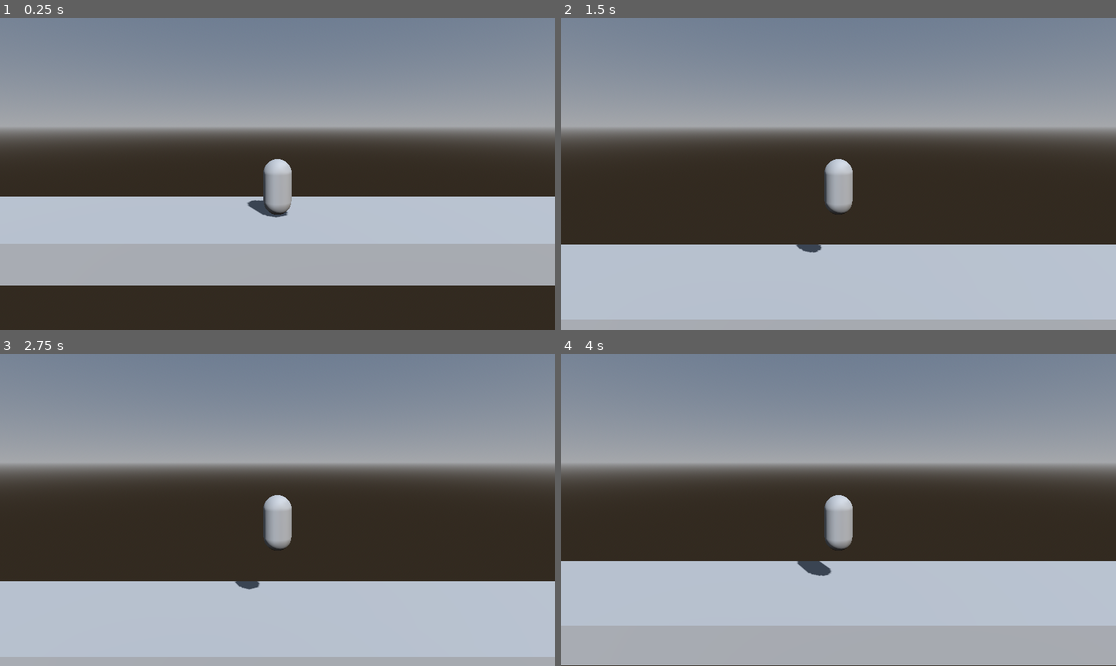
Above: before the commit, frames 1-4 (two rows, left to right).
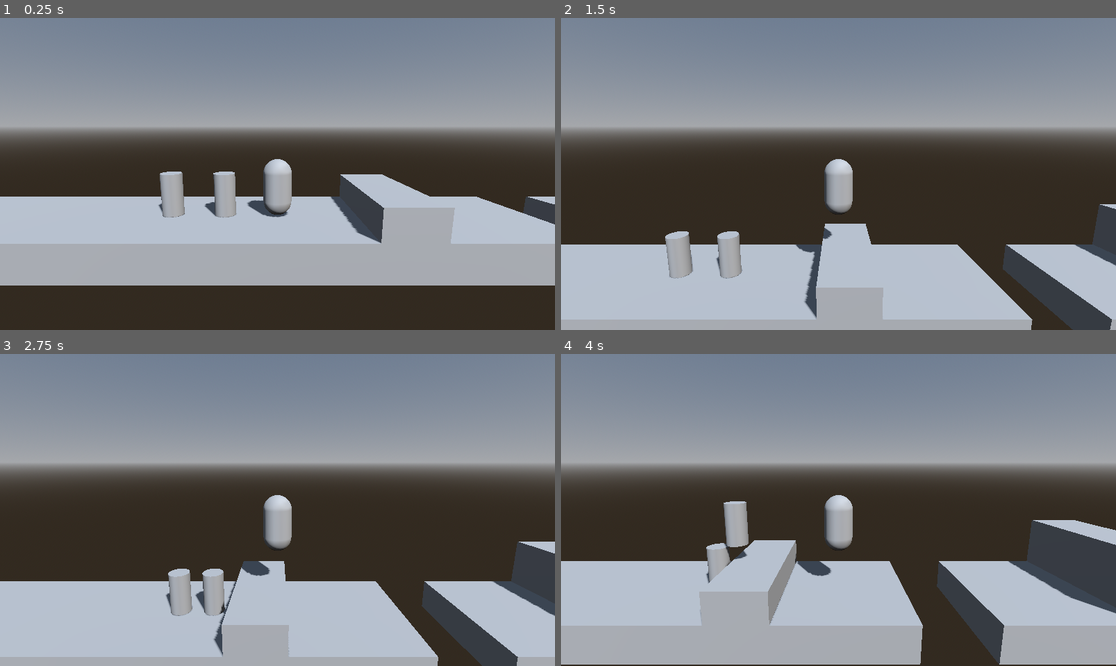
Above: after the commit, the same moments.

Repository: intoccabile19/hideandseek
Game: Godot game, scene res://scenes/levels/level_test.tscn
The game is run twice, just before and just after one commit, with the same random seed, the same clock (stepped at 60 frames per second) and the same inputs. The project has no main scene, so this scene is started directly.
Inputs:
- Up to frame 1 (0.25 s): no input
- Up to frame 2 (1.5 s): tap Enter at 0.5 s; hold D (move_right) 0.53-1.28 s; hold E (command_follow, bound only after the commit) 0.53-1.28 s; tap Space (jump) at 0.77, 1.07 s; tap Q (command_freeze, bound only after the commit) at 0.8, 1.35 s; hold A (move_left) from 1.28 s (still down)
- Up to frame 3 (2.75 s): tap Space (jump) at 1.52, 1.55, 1.82, 2.1 s; release A (move_left) at 2.03 s; hold D (move_right) from 2.03 s (still down); hold E (command_follow, bound only after the commit) from 2.03 s (still down)
- Up to frame 4 (4 s): release E (command_follow, bound only after the commit) at 2.78 s; tap E (command_follow, bound only after the commit) at 2.85 s; tap Space (jump) at 3.02, 3.32, 3.77, 3.8 s; tap Q (command_freeze, bound only after the commit) at 3.05 s; release D (move_right) at 3.53 s; hold A (move_left) from 3.53 s (still down); hold Q (command_freeze, bound only after the commit) from 3.53 s (still down)

The runs differ from the first frame. In frame 1, 4.9% of the frame differs, in the area x 28-100%, y 49-73%; in frame 2, 7.3%; in frame 3, 8.0%; in frame 4, 12%, in the area x 0-100%, y 47-100%.

Commit message:
Phase 2: NPC/Family movement.

Diff:
--- a/project.godot
+++ b/project.godot
@@ -33,3 +33,17 @@
 "events": [Object(InputEventKey,"resource_local_to_scene":false,"resource_name":"","device":-1,"window_id":0,"alt_pressed":false,"shift_pressed":false,"ctrl_pressed":false,"meta_pressed":false,"pressed":false,"keycode":0,"physical_keycode":32,"key_label":0,"unicode":0,"echo":false,"script":null)
 ]
 }
+command_follow={
+"deadzone": 0.5,
+"events": [Object(InputEventKey,"resource_local_to_scene":false,"resource_name":"","device":-1,"window_id":0,"alt_pressed":false,"shift_pressed":false,"ctrl_pressed":false,"meta_pressed":false,"pressed":false,"keycode":0,"physical_keycode":69,"key_label":0,"unicode":0,"echo":false,"script":null)
+]
+}
+command_freeze={
+"deadzone": 0.5,
+"events": [Object(InputEventKey,"resource_local_to_scene":false,"resource_name":"","device":-1,"window_id":0,"alt_pressed":false,"shift_pressed":false,"ctrl_pressed":false,"meta_pressed":false,"pressed":false,"keycode":0,"physical_keycode":81,"key_label":0,"unicode":0,"echo":false,"script":null)
+]
+}
+
+[autoload]
+
+FamilyManager="*res://scenes/family/family_manager.gd"
--- /dev/null
+++ b/scenes/family/family_manager.gd
@@ -0,0 +1,83 @@
+extends Node
+
+## Emitted when the leader broadcasts a follow/freeze command to the family.
+signal command_broadcast(new_state: int)
+
+## Emitted when a command propagates sound, detailing origin, size, and classification.
+signal sound_emitted(origin: Vector3, radius: float, is_shout: bool)
+
+## Distance threshold beyond which commands require shouting.
+const WHISPER_LIMIT_DISTANCE: float = 6.0
+
+## Sound radius generated by a silent whisper command.
+const WHISPER_SOUND_RADIUS: float = 2.0
+
+## Sound radius generated by a loud shout command.
+const SHOUT_SOUND_RADIUS: float = 15.0
+
+## Tracks active family members currently spawned in the scene.
+var active_members: Array[Node3D] = []
+
+## Reference to the player character in the scene.
+var player: Node3D = null
+
+func register_player(p_player: Node3D) -> void:
+	player = p_player
+
+func unregister_player() -> void:
+	player = null
+
+func register_member(member: Node3D) -> void:
+	if not active_members.has(member):
+		active_members.append(member)
+
+func unregister_member(member: Node3D) -> void:
+	active_members.erase(member)
+
+## Sorts family members dynamically by distance to the player to prevent scrambling.
+func update_queue_order() -> void:
+	if not player or active_members.is_empty():
+		return
+	active_members.sort_custom(
+		func(a, b):
+			var dist_a: float = player.global_position.distance_to(a.global_position)
+			var dist_b: float = player.global_position.distance_to(b.global_position)
+			return dist_a < dist_b
+	)
+
+## Returns the index of a family member within the escort line.
+func get_follow_index(member: Node3D) -> int:
+	return active_members.find(member)
+
+## Broadcasts follow command (0) and registers sound circle origin.
+func broadcast_follow(player_pos: Vector3) -> void:
+	update_queue_order()
+	var sound_info: Dictionary = _calculate_sound_propagation(player_pos)
+	sound_emitted.emit(player_pos, sound_info.radius, sound_info.is_shout)
+	command_broadcast.emit(0) # State.FOLLOW
+
+## Broadcasts freeze command (1) and registers sound circle origin.
+func broadcast_freeze(player_pos: Vector3) -> void:
+	update_queue_order()
+	var sound_info: Dictionary = _calculate_sound_propagation(player_pos)
+	sound_emitted.emit(player_pos, sound_info.radius, sound_info.is_shout)
+	command_broadcast.emit(1) # State.FREEZE
+
+func _calculate_sound_propagation(player_pos: Vector3) -> Dictionary:
+	var max_dist: float = 0.0
+
+	for member in active_members:
+		if is_instance_valid(member):
+			var dist: float = player_pos.distance_to(member.global_position)
+			if dist > max_dist:
+				max_dist = dist
+
+	var is_shout: bool = max_dist > WHISPER_LIMIT_DISTANCE
+	var radius: float = SHOUT_SOUND_RADIUS if is_shout else WHISPER_SOUND_RADIUS
+
+	if is_shout and not active_members.is_empty():
+		print("[Whisper Network] SHOUT! Sound radius: %f units (Farthest member is %0.1f units away)" % [radius, max_dist])
+	else:
+		print("[Whisper Network] Whisper. Sound radius: %f units" % radius)
+
+	return {"radius": radius, "is_shout": is_shout}
--- /dev/null
+++ b/scenes/family/family_member.gd
@@ -0,0 +1,141 @@
+class_name FamilyMember
+extends CharacterBody3D
+
+## States mapping to Follow, Freeze, and Hidden modes.
+enum State { FOLLOW, FREEZE, HIDING }
+
+@export_group("Escort Settings")
+## The horizontal movement speed of this family member.
+@export var speed: float = 3.8
+
+## Jump velocity applied when attempting to traverse ledges or gaps.
+@export var jump_velocity: float = 6.5
+
+## Spacing gap (in frames/steps) behind the player in the historical path.
+@export var spacing_steps: int = 15
+
+## Current state of this member.
+var current_state: State = State.FREEZE
+
+# Gravity settings synchronized with default project parameters.
+var _gravity: float = ProjectSettings.get_setting("physics/3d/default_gravity", 9.8)
+
+# Cache state of floor status from the previous physics tick.
+var _was_on_floor_last_frame: bool = true
+
+func _ready() -> void:
+	# Register self with the manager.
+	FamilyManager.register_member(self)
+	# Listen to player commands.
+	FamilyManager.command_broadcast.connect(_on_command_broadcast)
+
+func _exit_tree() -> void:
+	# Unregister on removal.
+	FamilyManager.unregister_member(self)
+
+func _physics_process(delta: float) -> void:
+	# Apply gravity.
+	if not is_on_floor():
+		velocity.y -= _gravity * delta
+
+	# Process queue tracking if in FOLLOW state and player is valid.
+	if current_state == State.FOLLOW and FamilyManager.player:
+		var p: Node3D = FamilyManager.player
+		var follow_index: int = FamilyManager.get_follow_index(self)
+
+		if follow_index != -1:
+			var target_idx: int = (follow_index + 1) * spacing_steps
+			var target_pos: Vector3 = p.global_position
+			var target_grounded: bool = true
+
+			# Extract player's coordinates history if available.
+			if p.has_method("get_path_history"):
+				var history: Array = p.call("get_path_history")
+				if history.size() > target_idx:
+					target_pos = history[target_idx]["position"]
+					target_grounded = history[target_idx]["is_on_floor"]
+				elif not history.is_empty():
+					target_pos = history.back()["position"]
+					target_grounded = history.back()["is_on_floor"]
+
+			var to_target: Vector3 = target_pos - global_position
+			to_target.z = 0.0 # Strict 2.5D constraint
+
+			var dist_x: float = abs(to_target.x)
+
+			# Drive X velocity to close distance.
+			var move_dir: float = 0.0
+			if dist_x > 0.2:
+				move_dir = sign(to_target.x)
+				velocity.x = move_dir * speed
+			else:
+				velocity.x = move_toward(velocity.x, 0.0, speed)
+
+			# Determine if the character needs to jump.
+			var should_jump: bool = false
+
+			# 1. Climbing jumps: Target is on a higher, grounded platform.
+			if to_target.y > 0.5 and target_grounded and is_on_floor() and dist_x < 2.0:
+				should_jump = true
+			# 2. Obstacle jumps: Ran into a wall or step.
+			elif is_on_wall() and is_on_floor():
+				should_jump = true
+			# 3. Gap jumps (Raycast): Look ahead to detect gap before walking off ledge.
+			elif move_dir != 0.0 and is_on_floor():
+				var space_state := get_world_3d().direct_space_state
+				var origin := global_position + Vector3(move_dir * 0.5, 0.1, 0.0)
+				var end := origin + Vector3(0.0, -1.5, 0.0) # Check 1.5 units down
+				var query := PhysicsRayQueryParameters3D.create(origin, end, 1) # Mask 1 (World)
+				var result := space_state.intersect_ray(query)
+				if result.is_empty() and dist_x > 0.5:
+					should_jump = true
+			# 4. Gap jumps (Fallback): Just walked off a ledge while moving horizontally.
+			elif not is_on_floor() and _was_on_floor_last_frame and velocity.x != 0.0:
+				should_jump = true
+
+			if should_jump:
+				# Calculate context-aware jump velocity dynamically.
+				var custom_jump_vel: float = jump_velocity
+
+				if to_target.y > 0.5 and target_grounded:
+					# Climbing: height-based physics formula: v = sqrt(2 * g * h)
+					var req_height: float = to_target.y + 0.1 # Very tight 0.1 unit safety clearance
+					custom_jump_vel = sqrt(2.0 * _gravity * req_height)
+				elif to_target.y <= 0.5 and dist_x > 0.5:
+					# Crossing a gap: distance-based physics formula: v = (g * t) / 2
+					var req_time: float = dist_x / speed
+					custom_jump_vel = (_gravity * req_time) / 2.0 + 0.2 # Tight 0.2 unit velocity safety buffer
+
+				# Clamp between a small hop (2.0) and the max jump capacity (jump_velocity).
+				velocity.y = clamp(custom_jump_vel, 2.0, jump_velocity)
+		else:
+			velocity.x = move_toward(velocity.x, 0.0, speed)
+	else:
+		# Decay velocity to a halt when commanded to freeze/hide.
+		velocity.x = move_toward(velocity.x, 0.0, speed)
+
+	# Lock depth movement.
+	velocity.z = 0.0
+
+	# Cache current floor status before calling move_and_slide which resets is_on_floor().
+	var is_currently_on_floor: bool = is_on_floor()
+
+	move_and_slide()
+
+	# Save for comparison in next frame.
+	_was_on_floor_last_frame = is_currently_on_floor
+
+	# Calculate Z-depth shifting to step back when player passes by.
+	var target_z: float = 0.0
+	if FamilyManager.player:
+		var dist_x: float = abs(FamilyManager.player.global_position.x - global_position.x)
+		if dist_x < 1.2:
+			target_z = -0.6 # Step into the background
+
+	# Smoothly lerp Z-axis to execute the visual step-back.
+	global_position.z = lerp(global_position.z, target_z, delta * 12.0)
+
+func _on_command_broadcast(new_state_int: int) -> void:
+	current_state = new_state_int as State
+	var state_name: String = "FOLLOW" if current_state == State.FOLLOW else "FREEZE"
+	print("[Family Member %s] State transitioned to: %s" % [name, state_name])
--- /dev/null
+++ b/scenes/family/family_member.tscn
@@ -0,0 +1,25 @@
+[gd_scene load_steps=4 format=3 uid="uid://cc2eph12w8x8e"]
+
+[ext_resource type="Script" path="res://scenes/family/family_member.gd" id="1_f"]
+
+[sub_resource type="CapsuleShape3D" id="CapsuleShape3D_1"]
+radius = 0.3
+height = 1.2
+
+[sub_resource type="CylinderMesh" id="CylinderMesh_1"]
+top_radius = 0.3
+bottom_radius = 0.3
+height = 1.2
+
+[node name="FamilyMember" type="CharacterBody3D"]
+collision_layer = 4
+collision_mask = 1
+script = ExtResource("1_f")
+
+[node name="CollisionShape3D" type="CollisionShape3D" parent="."]
+transform = Transform3D(1, 0, 0, 0, 1, 0, 0, 0, 1, 0, 0.6, 0)
+shape = SubResource("CapsuleShape3D_1")
+
+[node name="MeshInstance3D" type="MeshInstance3D" parent="."]
+transform = Transform3D(1, 0, 0, 0, 1, 0, 0, 0, 1, 0, 0.6, 0)
+mesh = SubResource("CylinderMesh_1")
--- a/scenes/levels/level_test.tscn
+++ b/scenes/levels/level_test.tscn
@@ -1,12 +1,7 @@
-[gd_scene load_steps=6 format=3 uid="uid://dbx5gwh82q5x8"]
+[gd_scene format=3 uid="uid://dbx5gwh82q5x8"]
 
-[ext_resource type="PackedScene" path="res://scenes/player/player.tscn" id="1_p"]
-
-[sub_resource type="BoxShape3D" id="BoxShape3D_floor"]
-size = Vector3(40, 1, 4)
-
-[sub_resource type="BoxMesh" id="BoxMesh_floor"]
-size = Vector3(40, 1, 4)
+[ext_resource type="PackedScene" uid="uid://c6cwhk31yvjex" path="res://scenes/player/player.tscn" id="1_p"]
+[ext_resource type="PackedScene" uid="uid://cc2eph12w8x8e" path="res://scenes/family/family_member.tscn" id="2_f"]
 
 [sub_resource type="ProceduralSkyMaterial" id="ProceduralSkyMaterial_1"]
 
@@ -17,23 +12,76 @@
 background_mode = 2
 sky = SubResource("Sky_1")
 
-[node name="LevelTest" type="Node3D"]
+[sub_resource type="BoxShape3D" id="BoxShape3D_floor"]
+size = Vector3(20, 1, 4)
 
-[node name="WorldEnvironment" type="WorldEnvironment" parent="."]
+[sub_resource type="BoxMesh" id="BoxMesh_floor"]
+size = Vector3(20, 1, 4)
+
+[sub_resource type="BoxShape3D" id="BoxShape3D_box1"]
+size = Vector3(1.5, 0.8, 4)
+
+[sub_resource type="BoxMesh" id="BoxMesh_box1"]
+size = Vector3(1.5, 0.8, 4)
+
+[sub_resource type="BoxShape3D" id="BoxShape3D_box2"]
+size = Vector3(1.5, 1.2, 4)
+
+[sub_resource type="BoxMesh" id="BoxMesh_box2"]
+size = Vector3(1.5, 1.2, 4)
+
+[node name="LevelTest" type="Node3D" unique_id=1685965001]
+
+[node name="WorldEnvironment" type="WorldEnvironment" parent="." unique_id=370246116]
 environment = SubResource("Environment_1")
 
-[node name="DirectionalLight3D" type="DirectionalLight3D" parent="."]
+[node name="DirectionalLight3D" type="DirectionalLight3D" parent="." unique_id=1730288855]
 transform = Transform3D(0.866025, -0.353553, 0.353553, 0, 0.707107, 0.707107, -0.5, -0.612372, 0.612372, 0, 10, 0)
 shadow_enabled = true
 
-[node name="Floor" type="StaticBody3D" parent="."]
-transform = Transform3D(1, 0, 0, 0, 1, 0, 0, 0, 1, 0, -0.5, 0)
+[node name="Floor1" type="StaticBody3D" parent="." unique_id=1980613068]
+transform = Transform3D(1, 0, 0, 0, 1, 0, 0, 0, 1, -7.819191, -0.5, 0)
 
-[node name="CollisionShape3D" type="CollisionShape3D" parent="Floor"]
+[node name="CollisionShape3D" type="CollisionShape3D" parent="Floor1" unique_id=264650300]
 shape = SubResource("BoxShape3D_floor")
 
-[node name="MeshInstance3D" type="MeshInstance3D" parent="Floor"]
+[node name="MeshInstance3D" type="MeshInstance3D" parent="Floor1" unique_id=323436683]
 mesh = SubResource("BoxMesh_floor")
 
-[node name="Player" parent="." instance=ExtResource("1_p")]
-transform = Transform3D(1, 0, 0, 0, 1, 0, 0, 0, 1, 0, 0, 0)
+[node name="Floor2" type="StaticBody3D" parent="." unique_id=1633755504]
+transform = Transform3D(1, 0, 0, 0, 1, 0, 0, 0, 1, 14, -0.5, 0)
+
+[node name="CollisionShape3D" type="CollisionShape3D" parent="Floor2" unique_id=991960756]
+shape = SubResource("BoxShape3D_floor")
+
+[node name="MeshInstance3D" type="MeshInstance3D" parent="Floor2" unique_id=174384797]
+mesh = SubResource("BoxMesh_floor")
+
+[node name="ObstacleBox1" type="StaticBody3D" parent="." unique_id=366757830]
+transform = Transform3D(1, 0, 0, 0, 1, 0, 0, 0, 1, -2, 0.4, 0)
+
+[node name="CollisionShape3D" type="CollisionShape3D" parent="ObstacleBox1" unique_id=1656674737]
+shape = SubResource("BoxShape3D_box1")
+
+[node name="MeshInstance3D" type="MeshInstance3D" parent="ObstacleBox1" unique_id=1850316864]
+mesh = SubResource("BoxMesh_box1")
+
+[node name="ObstacleBox2" type="StaticBody3D" parent="." unique_id=169350007]
+transform = Transform3D(1, 0, 0, 0, 1, 0, 0, 0, 1, 8, 0.6, 0)
+
+[node name="CollisionShape3D" type="CollisionShape3D" parent="ObstacleBox2" unique_id=228376103]
+transform = Transform3D(1, 0, 0, 0, 1.5753026, 0, 0, 0, 1, 0, 0, 0)
+shape = SubResource("BoxShape3D_box2")
+
+[node name="MeshInstance3D" type="MeshInstance3D" parent="ObstacleBox2" unique_id=1770352306]
+transform = Transform3D(1, 0, 0, 0, 1.5813789, 0, 0, 0, 1, 0, 0, 0)
+mesh = SubResource("BoxMesh_box2")
+
+[node name="Player" parent="." unique_id=2015240904 instance=ExtResource("1_p")]
+transform = Transform3D(1, 0, 0, 0, 1, 0, 0, 0, 1, -5, 0, 0)
+
+[node name="FamilyMember1" parent="." unique_id=730294332 instance=ExtResource("2_f")]
+transform = Transform3D(1, 0, 0, 0, 1, 0, 0, 0, 1, -6.5, 0, 0)
+
+[node name="FamilyMember2" parent="." unique_id=636896923 instance=ExtResource("2_f")]
+transform = Transform3D(1, 0, 0, 0, 1, 0, 0, 0, 1, -8, 0, 0)
--- a/scenes/player/player.gd
+++ b/scenes/player/player.gd
@@ -10,6 +10,32 @@
 
 # Fetch default gravity from project settings to sync with standard physics behavior.
 var _gravity: float = ProjectSettings.get_setting("physics/3d/default_gravity", 9.8)
+
+# Coordinates history tracked for the trailing family queue.
+var _path_history: Array = []
+
+# Tracks the direction of movement to trigger dynamic queue ordering.
+var _last_dir_sign: float = 0.0
+
+func _ready() -> void:
+	# Register player with family manager autoload.
+	FamilyManager.register_player(self)
+	# Push initial position into path history.
+	_path_history.push_front({"position": global_position, "is_on_floor": is_on_floor()})
+
+func _exit_tree() -> void:
+	# Clean up player registration.
+	FamilyManager.unregister_player()
+
+## Returns the array of recent historical coordinates.
+func get_path_history() -> Array:
+	return _path_history
+
+func _unhandled_input(event: InputEvent) -> void:
+	if event.is_action_pressed("command_follow"):
+		FamilyManager.broadcast_follow(global_position)
+	elif event.is_action_pressed("command_freeze"):
+		FamilyManager.broadcast_freeze(global_position)
 
 func _physics_process(delta: float) -> void:
 	# Apply gravity if not grounded.
@@ -39,3 +65,16 @@
 
 	# Lock Z position strictly to 0.0 to prevent drifting over time.
 	global_position.z = 0.0
+
+	# Sort queue dynamically if direction has changed to avoid scrambling.
+	var current_dir_sign: float = sign(velocity.x)
+	if current_dir_sign != 0.0 and current_dir_sign != _last_dir_sign:
+		_last_dir_sign = current_dir_sign
+		FamilyManager.update_queue_order()
+
+	# Record position in history if player moves past minimum threshold.
+	# We record a point every 0.08 units of distance to maintain high path resolution during jumps.
+	if _path_history.is_empty() or global_position.distance_to(_path_history[0]["position"]) > 0.08:
+		_path_history.push_front({"position": global_position, "is_on_floor": is_on_floor()})
+		if _path_history.size() > 500:
+			_path_history.pop_back()
--- a/scenes/player/player.tscn
+++ b/scenes/player/player.tscn
@@ -11,6 +11,8 @@
 height = 1.6
 
 [node name="Player" type="CharacterBody3D"]
+collision_layer = 2
+collision_mask = 1
 script = ExtResource("1_x87y2")
 
 [node name="CollisionShape3D" type="CollisionShape3D" parent="."]
--- /dev/null
+++ b/tests/test_family.gd
@@ -0,0 +1,125 @@
+# tests/test_family.gd
+extends BaseTest
+
+const PLAYER_SCENE_PATH = "res://scenes/player/player.tscn"
+const MEMBER_SCENE_PATH = "res://scenes/family/family_member.tscn"
+
+func test_family_member_lifecycle_registration() -> void:
+	# Clean up previous registry if any
+	FamilyManager.active_members.clear()
+
+	var member_scene = load(MEMBER_SCENE_PATH)
+	assert_true(member_scene != null, "Family member scene should load")
+
+	var member1 = member_scene.instantiate()
+	var member2 = member_scene.instantiate()
+
+	var tree := Engine.get_main_loop() as SceneTree
+	if tree:
+		tree.root.add_child(member1)
+		tree.root.add_child(member2)
+
+	# Verify registration
+	assert_eq(FamilyManager.active_members.size(), 2, "Both members should register automatically")
+	assert_eq(FamilyManager.get_follow_index(member1), 0, "First member index should be 0")
+	assert_eq(FamilyManager.get_follow_index(member2), 1, "Second member index should be 1")
+
+	# Verify unregistration
+	if tree:
+		tree.root.remove_child(member1)
+	assert_eq(FamilyManager.active_members.size(), 1, "First member should unregister")
+
+	if tree:
+		tree.root.remove_child(member2)
+	assert_eq(FamilyManager.active_members.size(), 0, "Second member should unregister")
+
+	member1.free()
+	member2.free()
+
+func test_command_broadcast_updates_state() -> void:
+	FamilyManager.active_members.clear()
+
+	var member_scene = load(MEMBER_SCENE_PATH)
+	var member = member_scene.instantiate() as FamilyMember
+
+	var tree := Engine.get_main_loop() as SceneTree
+	if tree:
+		tree.root.add_child(member)
+
+	# Initial state should be FREEZE (1)
+	assert_eq(member.current_state, 1, "Initial state should be FREEZE (1)")
+
+	# Broadcast follow (0)
+	FamilyManager.broadcast_follow(Vector3.ZERO)
+	assert_eq(member.current_state, 0, "State should update to FOLLOW (0)")
+
+	# Broadcast freeze (1)
+	FamilyManager.broadcast_freeze(Vector3.ZERO)
+	assert_eq(member.current_state, 1, "State should update to FREEZE (1)")
+
+	if tree:
+		tree.root.remove_child(member)
+	member.free()
+
+func test_whisper_sound_propagation() -> void:
+	FamilyManager.active_members.clear()
+
+	var member_scene = load(MEMBER_SCENE_PATH)
+	var member = member_scene.instantiate() as FamilyMember
+
+	var tree := Engine.get_main_loop() as SceneTree
+	if tree:
+		tree.root.add_child(member)
+
+	# Position member close to origin (2.0 units away)
+	member.global_position = Vector3(2.0, 0.0, 0.0)
+
+	# Whisper check: distance = 2.0 (<= 6.0 limit) -> Whisper
+	var sound_info: Dictionary = FamilyManager._calculate_sound_propagation(Vector3.ZERO)
+	assert_false(sound_info.is_shout, "Should be categorized as whisper")
+	assert_eq(sound_info.radius, 2.0, "Whisper radius should be 2.0")
+
+	# Shout check: position member far away (10.0 units)
+	member.global_position = Vector3(10.0, 0.0, 0.0)
+	sound_info = FamilyManager._calculate_sound_propagation(Vector3.ZERO)
+	assert_true(sound_info.is_shout, "Should be categorized as shout")
+	assert_eq(sound_info.radius, 15.0, "Shout radius should be 15.0")
+
+	if tree:
+		tree.root.remove_child(member)
+	member.free()
+
+func test_dynamic_queue_sorting() -> void:
+	FamilyManager.active_members.clear()
+
+	var member_scene = load(MEMBER_SCENE_PATH)
+	var member1 = member_scene.instantiate()
+	var member2 = member_scene.instantiate()
+
+	var player_scene = load(PLAYER_SCENE_PATH)
+	var player = player_scene.instantiate()
+
+	var tree := Engine.get_main_loop() as SceneTree
+	if tree:
+		tree.root.add_child(player)
+		tree.root.add_child(member1)
+		tree.root.add_child(member2)
+
+	player.global_position = Vector3.ZERO
+	# Member 1 far away, Member 2 close
+	member1.global_position = Vector3(10.0, 0.0, 0.0)
+	member2.global_position = Vector3(2.0, 0.0, 0.0)
+
+	FamilyManager.update_queue_order()
+
+	assert_eq(FamilyManager.get_follow_index(member2), 0, "Member 2 should be at index 0 (closest)")
+	assert_eq(FamilyManager.get_follow_index(member1), 1, "Member 1 should be at index 1 (further)")
+
+	if tree:
+		tree.root.remove_child(player)
+		tree.root.remove_child(member1)
+		tree.root.remove_child(member2)
+
+	player.free()
+	member1.free()
+	member2.free()
Not shown, added: scenes/family/family_manager.gd.uid
Not shown, added: scenes/family/family_member.gd.uid
Not shown, added: tests/test_family.gd.uid
Not shown, added: doco/development_roadmap.md
Not shown, added: doco/phase_2_implementation_plan.md
Not shown, added: doco/phase_2_walkthrough.md
Not shown, changed: run_tests.ps1
